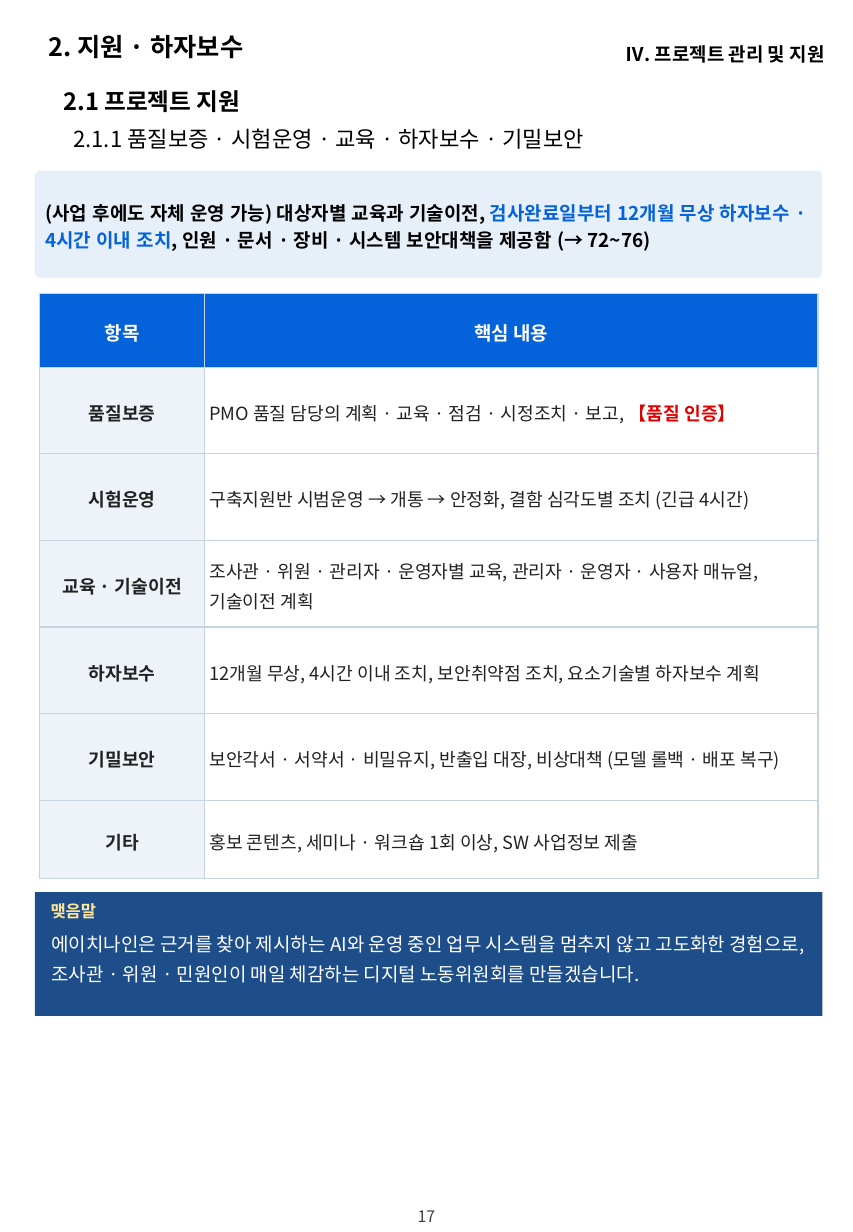
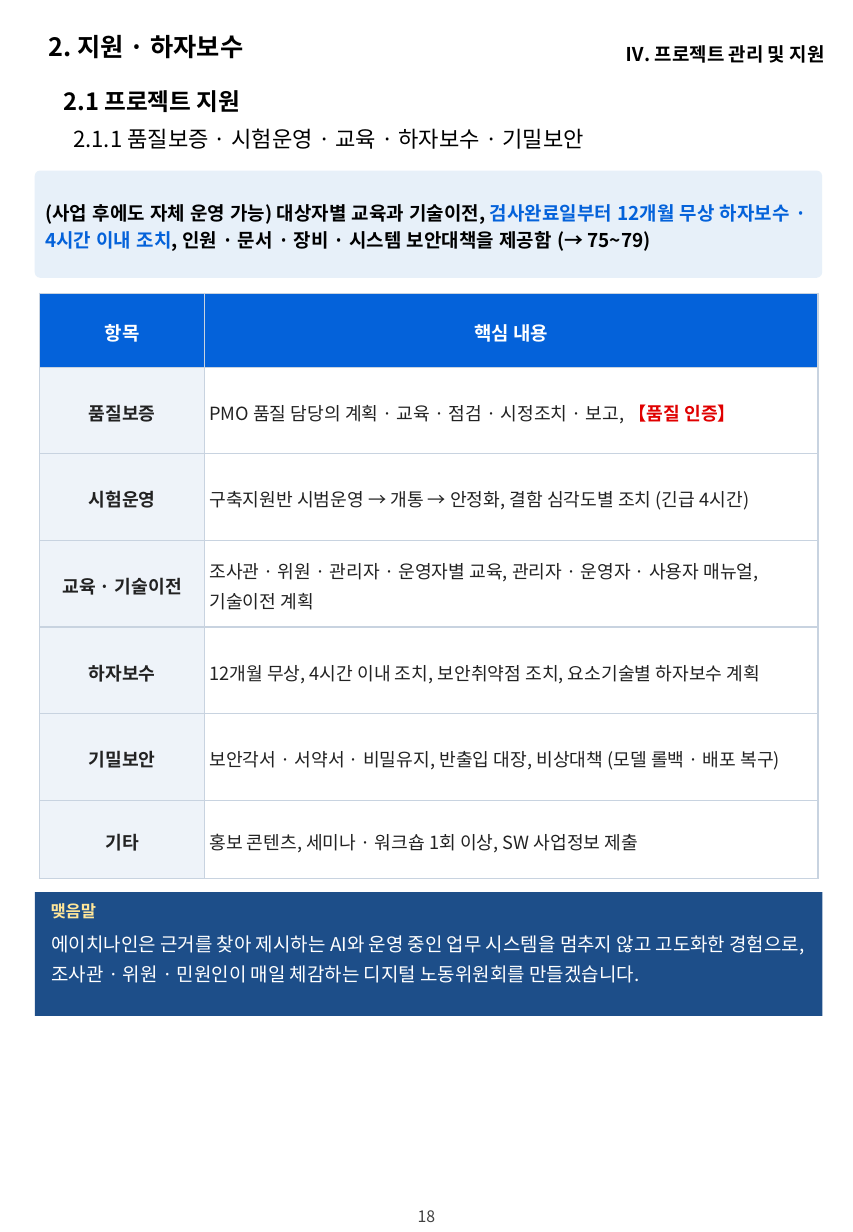
Before and after one commit to hwangsteeve-tech/hbjw, a slide deck: slide 18 of proposals/2026-11_nlrc-ai-labor-commission/nlrc_제안요약서.pptx (slide 17 before the commit). Drawn at 853x1232 pixels with LibreOffice and Linux fonts; fonts in the diff are those of the drawing; background and template pictures are left out. Boxes give left, top, right and bottom in pixels: in the first picture for what was removed or moved away, otherwise in the second. Text is boxed around its words. In the diff, an @@ line names an element or a change of style, - is before the commit and + after.

```diff
--- a/proposals/2026-11_nlrc-ai-labor-commission/nlrc_제안요약서.pptx
+++ b/proposals/2026-11_nlrc-ai-labor-commission/nlrc_제안요약서.pptx
@@ text in rounded rectangle at (45,204,790,251): text changed @@
-(사업 후에도 자체 운영 가능) 대상자별 교육과 기술이전, 검사완료일부터 12개월 무상 하자보수 · 4시간 이내 조치, 인원 · 문서 · 장비 · 시스템 보안대책을 제공함 (→ 72~76)
+(사업 후에도 자체 운영 가능) 대상자별 교육과 기술이전, 검사완료일부터 12개월 무상 하자보수 · 4시간 이내 조치, 인원 · 문서 · 장비 · 시스템 보안대책을 제공함 (→ 75~79)
@@ page number at (418,1210,436,1222): text changed @@
-17
+18
@@ text at (419,1210,435,1222): text changed @@
-17
+18
```
Also in this commit, not shown: 8 other slides changed, 1 slide added, 7 other files.
